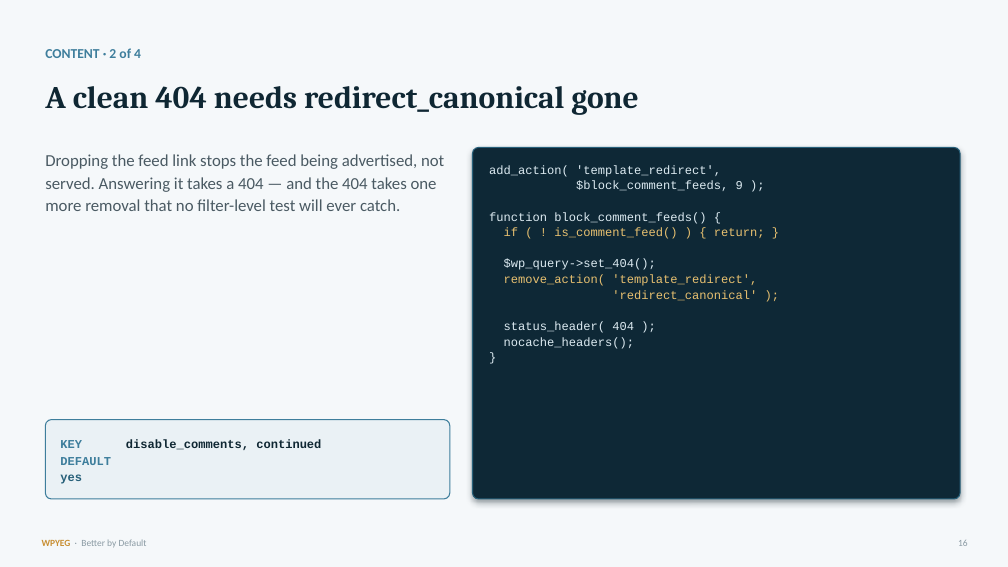
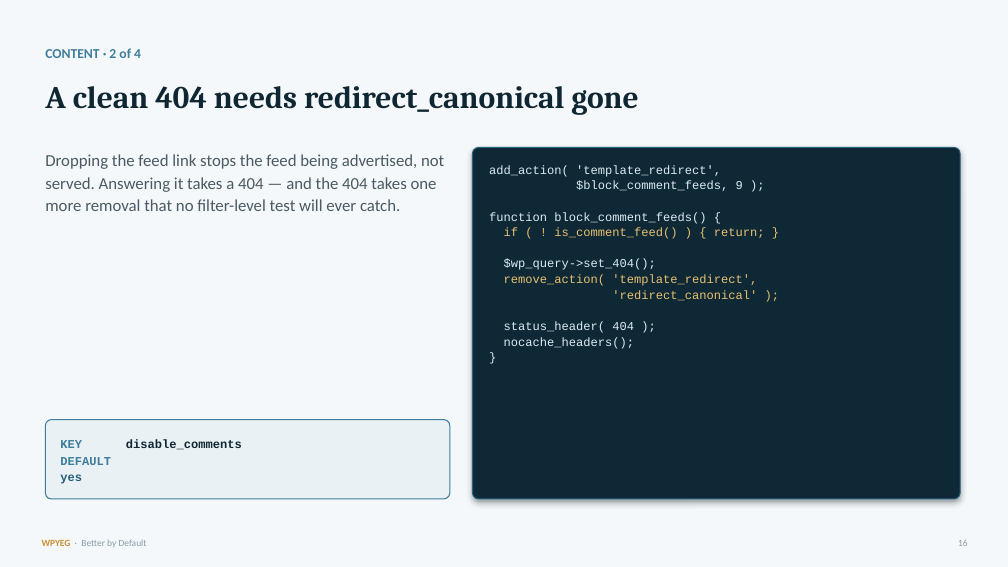
Before and after one commit to WPYEG/Better-by-Default, a slide deck: slide 16 of workshop/Better-by-Default.pptx. Drawn at 1008x567 pixels with LibreOffice and Linux fonts; fonts in the diff are those of the drawing. Boxes give left, top, right and bottom in pixels: in the first picture for what was removed or moved away, otherwise in the second. Text is boxed around its words. In the diff, an @@ line names an element or a change of style, - is before the commit and + after.

```diff
--- a/workshop/Better-by-Default.pptx
+++ b/workshop/Better-by-Default.pptx
@@ text at (60,439,242,450): text changed @@
-KEY disable_comments, continued
+KEY disable_comments
```
Also in this commit, not shown: 4 other files.
